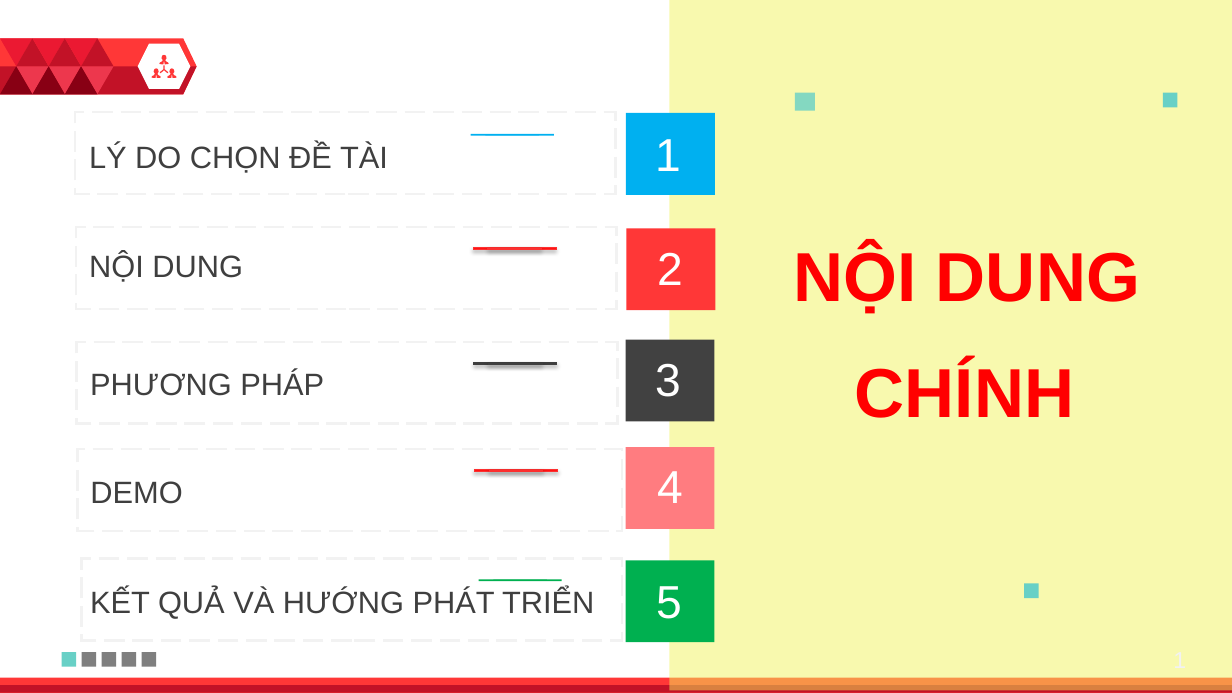
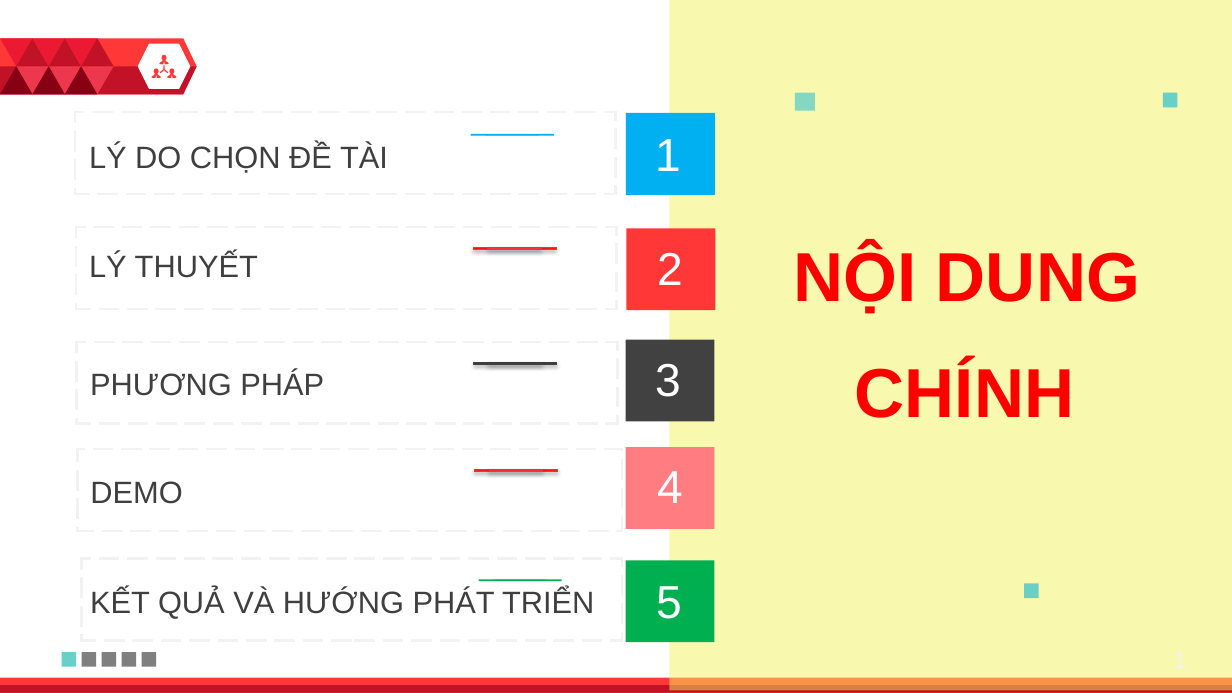
Before and after one commit to sit-tvu/tn-da20ttb-110120163-lethanhtruyen-phathienbatthuonganhykhoa, a slide deck: slide 3 of docs/110120163_SlideBaoCaoKhoaLuan.pptx. Drawn at 1232x693 pixels with LibreOffice and Linux fonts; fonts in the diff are those of the drawing. Boxes give left, top, right and bottom in pixels: in the first picture for what was removed or moved away, otherwise in the second. Text is boxed around its words. In the diff, an @@ line names an element or a change of style, - is before the commit and + after.

```diff
--- a/docs/110120163_SlideBaoCaoKhoaLuan.pptx
+++ b/docs/110120163_SlideBaoCaoKhoaLuan.pptx
@@ text at [89,253,258,278]: text changed @@
-NỘI DUNG
+LÝ THUYẾT
```
Also in this commit, not shown: 5 other slides changed.
